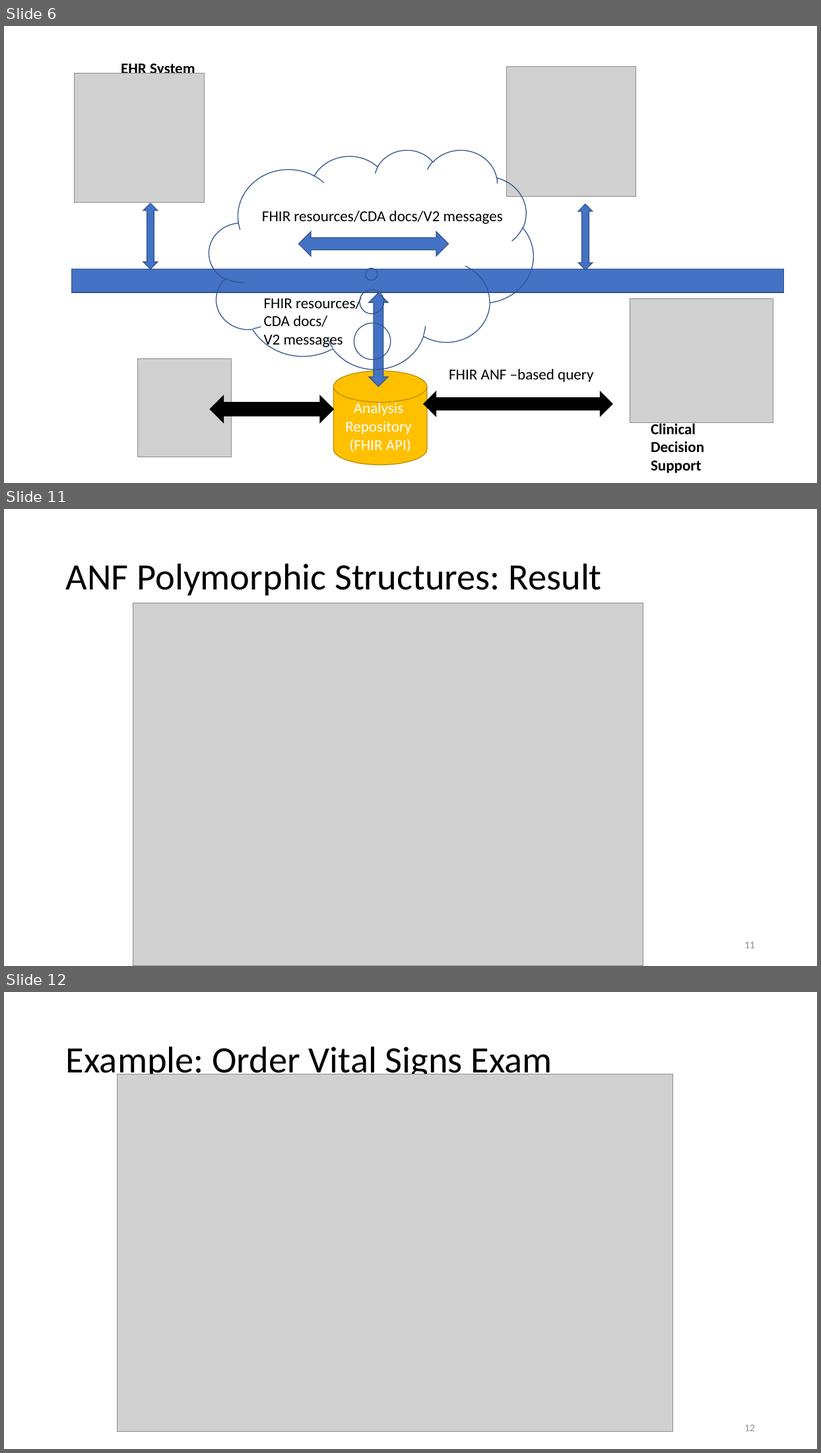
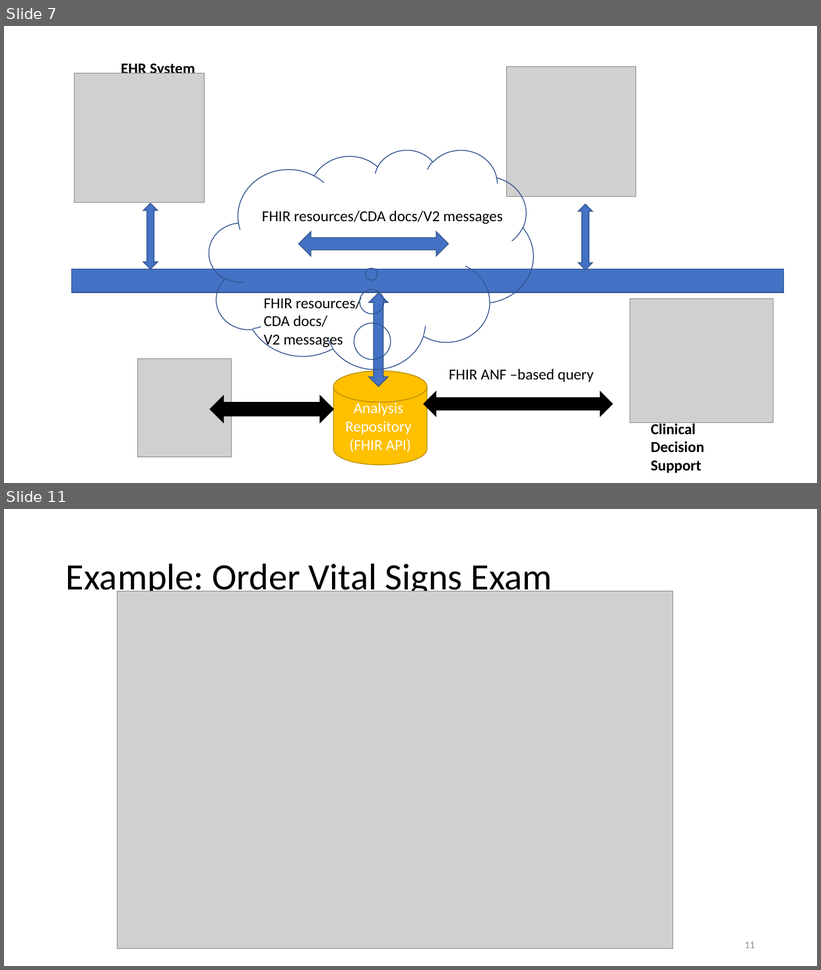
Before and after one commit to HL7/ANF, a slide deck: src/main/uml/doc/ANF Reference Model.pptx. Shown one above the other, each under a label of ours: slides 6, 11 and 12 before the commit, slides 7 and 11 after it; the slides between them are not shown. The pictures are 821x1453 and 821x970 pixels, drawn with LibreOffice and Linux fonts; fonts in the diff are those of the drawing; grey boxes stand for pictures. Boxes give left, top, right and bottom in pixels: in the first picture for what was removed or moved away, otherwise in the second. Text is boxed around its words. In the diff, an @@ line names an element or a change of style, - is before the commit and + after.

```diff
--- a/src/main/uml/doc/ANF Reference Model.pptx
+++ b/src/main/uml/doc/ANF Reference Model.pptx
@@ slide 11 removed at [4,509,817,966], background #FFFFFF @@
@@ title removed at [66,563,602,595] @@
-ANF Polymorphic Structures: Result
@@ picture removed at [133,603,644,966] @@
@@ page number removed at [745,942,755,949] @@
-11
@@ what was slide 6 is now slide 7 @@
@@ what was slide 12 is now slide 11 @@
@@ page number at [745,942,755,949]: text changed @@
-12
+11
```
Also in this commit, not shown: 4 slides changed, 1 slide added, 6 other slides removed.
